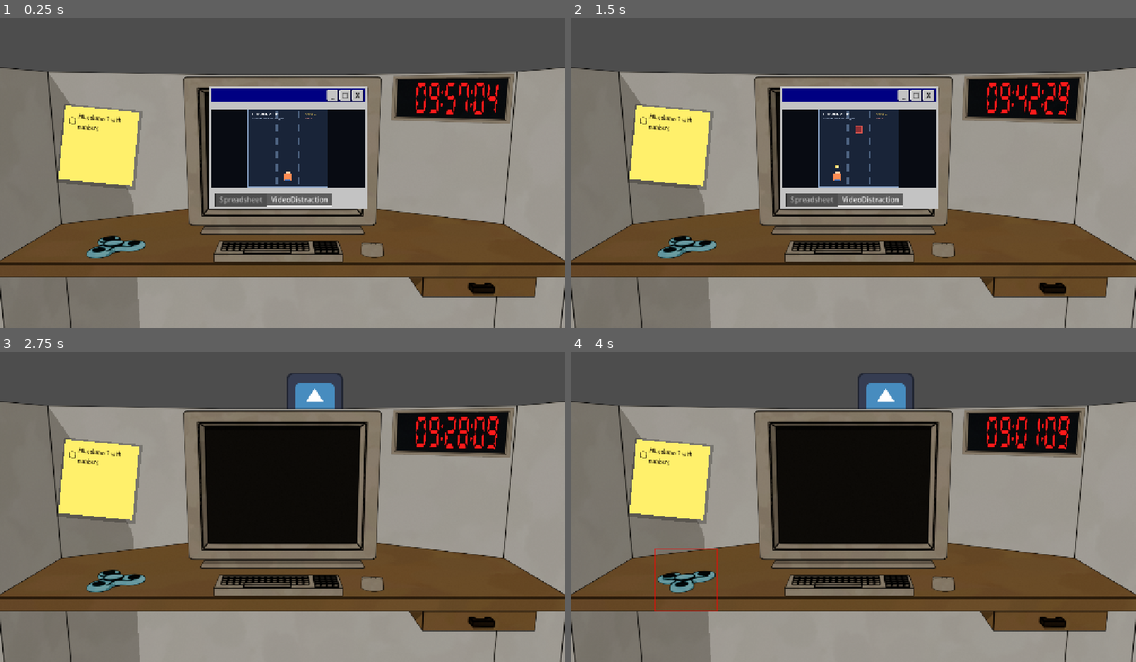
Above: before the commit, frames 1-4 (two rows, left to right).
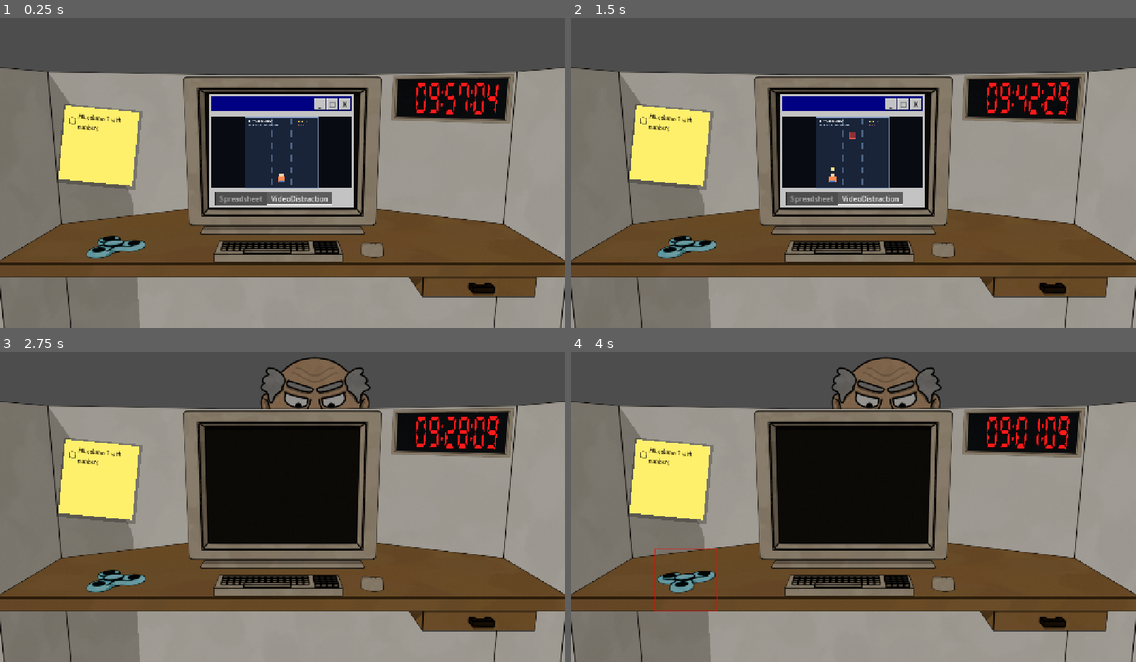
Above: after the commit, the same moments.

Repository: Jelleas/gmtk-2026
Game: Godot game, scene res://src/office/office.tscn
Two runs of this game, one before a commit and one after it. Both use one fixed random seed, a clock stepped at 60 frames per second and the inputs below. This scene is started directly instead of the project's main scene. The engine's default icon, where the game draws it, is replaced by a stand-in: a white triangle on a blue panel in a dark square.
Inputs (mouse positions are in pixels of both pictures, inside the frame that each line leads up to):
- Up to frame 1 (0.25 s): no input
- Up to frame 2 (1.5 s): click "_" at 0.5 s; click "□" at 1.25 s
- Up to frame 3 (2.75 s): click "X" at 2 s
- Up to frame 4 (4 s): tap Enter at 2.75 s; drag from (684, 581) to (910, 432) at 2.77 s; drag from (994, 603) to (684, 581) at 3.52 s

The runs differ from the first frame. In frame 1, 4.2% of the frame differs, in the area x 37-65%, y 22-62%; in frame 2, 4.2%; in frame 3, 2.2%; in frame 4, 2.2%.

Commit message:
set boss image

Diff:
--- a/src/boss/boss.tscn
+++ b/src/boss/boss.tscn
@@ -1,10 +1,11 @@
 [gd_scene format=3 uid="uid://drnwmmcdl4ifr"]
 
 [ext_resource type="Script" uid="uid://b32kqey3q3acs" path="res://src/boss/boss.gd" id="1_trtgp"]
-[ext_resource type="Texture2D" uid="uid://ciuxyaoktugh5" path="res://icon.svg" id="2_0wgbl"]
+[ext_resource type="Texture2D" uid="uid://cnmd21j65y1td" path="res://resources/images/boss.png" id="2_trtgp"]
 
 [node name="Boss" type="Node2D" unique_id=821479703]
 script = ExtResource("1_trtgp")
 
 [node name="BossFace" type="Sprite2D" parent="." unique_id=1213623086]
-texture = ExtResource("2_0wgbl")
+position = Vector2(0, -102)
+texture = ExtResource("2_trtgp")
--- a/src/office/office.tscn
+++ b/src/office/office.tscn
@@ -39,9 +39,9 @@
 [node name="Computer" parent="Screen" unique_id=545264087 instance=ExtResource("5_jfxul")]
 layout_mode = 1
 offset_left = 67.0
-offset_top = -16.0
-offset_right = -93.0
-offset_bottom = -80.0
+offset_top = 4.0
+offset_right = -122.0
+offset_bottom = -82.0
 
 [node name="Phone" parent="." unique_id=1620515731 instance=ExtResource("7_pcami")]
 z_index = 3
--- a/src/phone/dating_app/dating_card/profile_portrait.gd
+++ /dev/null
@@ -1,130 +0,0 @@
-class_name ProfilePortrait
-extends Control
-
-enum HairStyle { SHORT, LONG, CURLY, BUZZ }
-
-const SKIN_TONES := [
-	Color("f7c9a8"),
-	Color("db9b72"),
-	Color("a86648"),
-	Color("70432f"),
-]
-const HAIR_COLORS := [
-	Color("2d1b20"),
-	Color("5a3425"),
-	Color("9b5d32"),
-	Color("d7a24b"),
-	Color("542b4c"),
-]
-const SHIRT_COLORS := [
-	Color("5f4b8b"),
-	Color("3f7881"),
-	Color("c06571"),
-	Color("476395"),
-]
-
-@export var randomize_features := true
-@export var hair_style: HairStyle = HairStyle.SHORT
-@export var has_glasses := false
-@export var masculine_features := false
-
-var skin_color := SKIN_TONES[0]
-var hair_color := HAIR_COLORS[0]
-var shirt_color := SHIRT_COLORS[0]
-
-
-func _ready() -> void:
-	if randomize_features:
-		var rng := RandomNumberGenerator.new()
-		rng.randomize()
-		masculine_features = rng.randf() < 0.5
-		if masculine_features:
-			hair_style = [HairStyle.SHORT, HairStyle.CURLY, HairStyle.BUZZ][rng.randi_range(0, 2)] as HairStyle
-		else:
-			hair_style = rng.randi_range(HairStyle.SHORT, HairStyle.CURLY) as HairStyle
-		has_glasses = rng.randf() < 0.4
-		skin_color = SKIN_TONES[rng.randi_range(0, SKIN_TONES.size() - 1)]
-		hair_color = HAIR_COLORS[rng.randi_range(0, HAIR_COLORS.size() - 1)]
-		shirt_color = SHIRT_COLORS[rng.randi_range(0, SHIRT_COLORS.size() - 1)]
-	resized.connect(queue_redraw)
-	queue_redraw()
-
-
-func _draw() -> void:
-	var portrait_scale := minf(size.x / 320.0, size.y / 456.0)
-	var face_center := Vector2(size.x * 0.5, size.y * 0.43)
-	var face_radius := 69.0 * portrait_scale
-	var hair_radius := 82.0 * portrait_scale
-	var eye_y := face_center.y - 9.0 * portrait_scale
-
-	if hair_style == HairStyle.LONG:
-		draw_circle(Vector2(face_center.x, face_center.y + 10.0 * portrait_scale), hair_radius, hair_color)
-		draw_rect(Rect2(face_center.x - hair_radius, face_center.y + 8.0 * portrait_scale, hair_radius * 2.0, 122.0 * portrait_scale), hair_color)
-	elif hair_style == HairStyle.CURLY:
-		for offset in [Vector2(-52, -39), Vector2(0, -53), Vector2(52, -39), Vector2(-69, 4), Vector2(69, 4)]:
-			draw_circle(face_center + offset * portrait_scale, 34.0 * portrait_scale, hair_color)
-	elif hair_style == HairStyle.BUZZ:
-		draw_circle(Vector2(face_center.x, face_center.y - 22.0 * portrait_scale), 73.0 * portrait_scale, hair_color)
-	else:
-		draw_circle(Vector2(face_center.x, face_center.y - 8.0 * portrait_scale), hair_radius, hair_color)
-
-	# Keep the face above every hair layer so each portrait remains clear at a glance.
-	if hair_style == HairStyle.SHORT:
-		draw_circle(Vector2(face_center.x, face_center.y - 54.0 * portrait_scale), 67.0 * portrait_scale, hair_color)
-		draw_rect(Rect2(face_center.x - 68.0 * portrait_scale, face_center.y - 54.0 * portrait_scale, 136.0 * portrait_scale, 35.0 * portrait_scale), hair_color)
-	elif hair_style == HairStyle.LONG:
-		draw_arc(face_center, 73.0 * portrait_scale, PI, TAU, 24, hair_color, 20.0 * portrait_scale, true)
-
-	# Draw the body after hair so long styles stay behind the neck and shoulders.
-	var shoulder_radius := 122.0 if masculine_features else 104.0
-	draw_circle(Vector2(face_center.x, face_center.y + 149.0 * portrait_scale), shoulder_radius * portrait_scale, shirt_color)
-	draw_rect(Rect2(face_center.x - shoulder_radius * portrait_scale, face_center.y + 149.0 * portrait_scale, shoulder_radius * 2.0 * portrait_scale, 100.0 * portrait_scale), shirt_color)
-	draw_rect(Rect2(face_center.x - 19.0 * portrait_scale, face_center.y + 49.0 * portrait_scale, 38.0 * portrait_scale, 58.0 * portrait_scale), skin_color)
-
-	draw_circle(face_center + Vector2(-face_radius * 0.92, 2.0 * portrait_scale), 13.0 * portrait_scale, skin_color)
-	draw_circle(face_center + Vector2(face_radius * 0.92, 2.0 * portrait_scale), 13.0 * portrait_scale, skin_color)
-	draw_circle(face_center, face_radius, skin_color)
-
-	for eye_x in [-27.0, 27.0]:
-		draw_line(
-			Vector2(face_center.x + (eye_x - 11.0) * portrait_scale, eye_y - 20.0 * portrait_scale),
-			Vector2(face_center.x + (eye_x + 11.0) * portrait_scale, eye_y - 22.0 * portrait_scale),
-			hair_color,
-			3.0 * portrait_scale,
-		)
-		draw_circle(Vector2(face_center.x + eye_x * portrait_scale, eye_y), 6.0 * portrait_scale, Color("2b2023"))
-
-	draw_arc(
-		Vector2(face_center.x, face_center.y + 25.0 * portrait_scale),
-		17.0 * portrait_scale,
-		0.15,
-		PI - 0.15,
-		16,
-		Color("9b4e58"),
-		3.5 * portrait_scale,
-		true,
-	)
-
-	if has_glasses:
-		_draw_glasses(face_center, eye_y, portrait_scale)
-
-
-func _draw_glasses(face_center: Vector2, eye_y: float, portrait_scale: float) -> void:
-	var glasses_color := Color("352f38")
-	for eye_x in [-27.0, 27.0]:
-		draw_arc(
-			Vector2(face_center.x + eye_x * portrait_scale, eye_y),
-			16.0 * portrait_scale,
-			0.0,
-			TAU,
-			20,
-			glasses_color,
-			3.0 * portrait_scale,
-			true,
-		)
-	draw_line(
-		Vector2(face_center.x - 11.0 * portrait_scale, eye_y),
-		Vector2(face_center.x + 11.0 * portrait_scale, eye_y),
-		glasses_color,
-		3.0 * portrait_scale,
-	)
Not shown, removed: src/phone/dating_app/dating_card/profile_portrait.gd.uid
